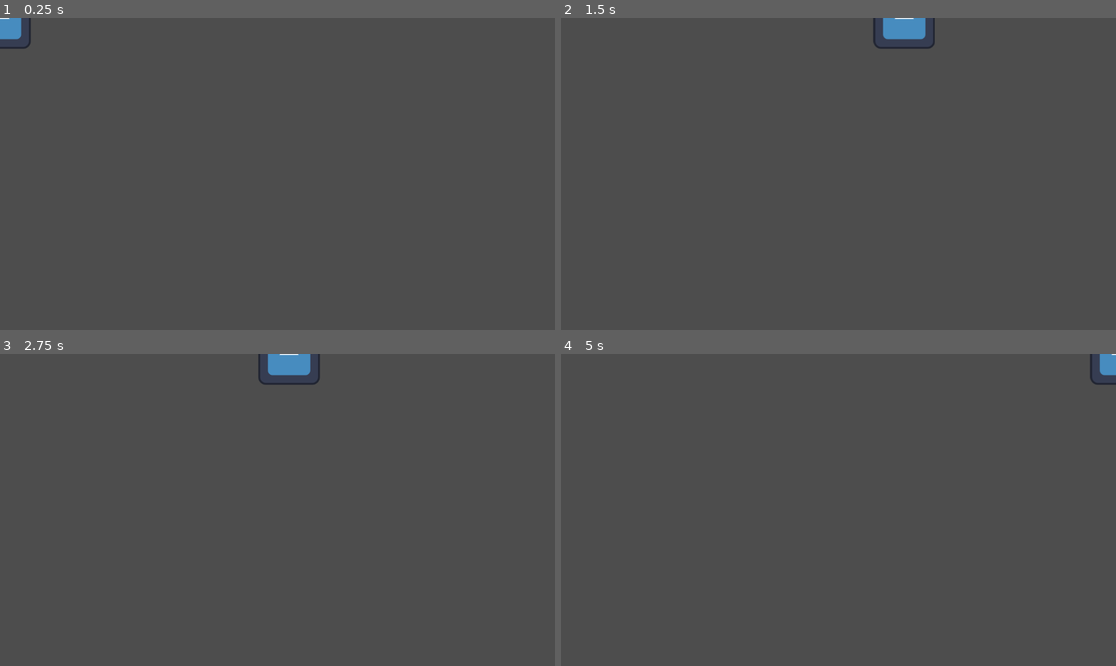
Above: before the commit, frames 1-4 (two rows, left to right).
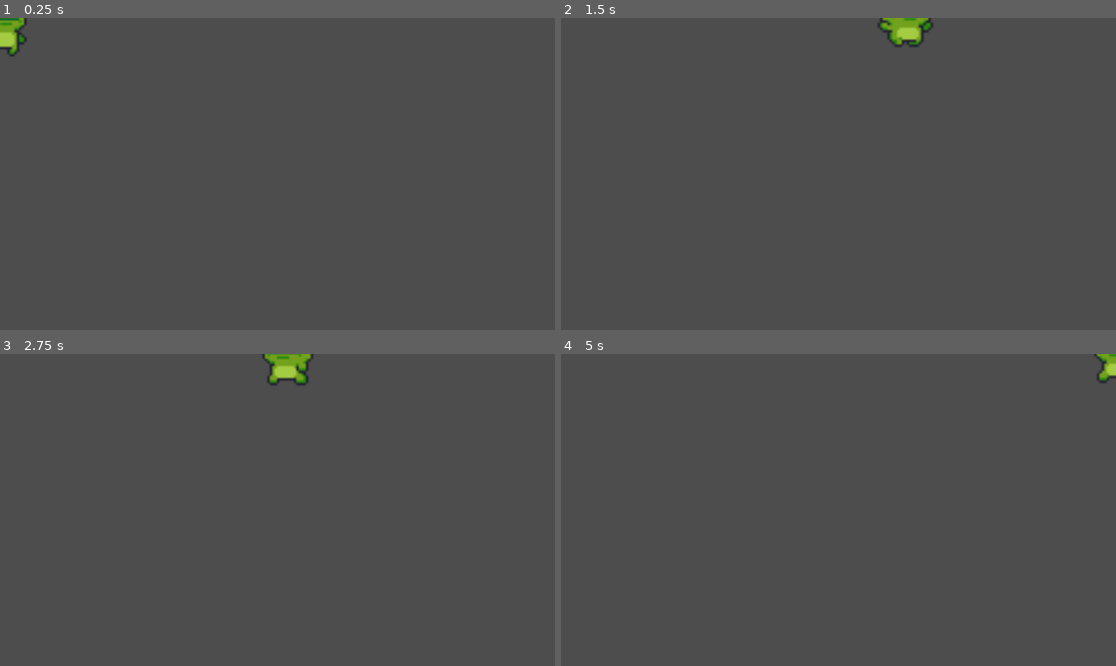
Above: after the commit, the same moments.

Repository: mdelbrocco/donotpassgodot
Game: Godot game, scene res://Scenes/HelloGodotPlayer/player.tscn
The game is run twice, just before and just after one commit, with the same random seed, the same clock (stepped at 60 frames per second) and the same inputs. The engine's default icon, where the game draws it, is replaced by a stand-in: a white triangle on a blue panel in a dark square.
Inputs:
- Up to frame 1 (0.25 s): no input
- Up to frame 2 (1.5 s): tap Enter at 0.5 s; hold D (right) from 0.53 s (still down); tap Space (jump) at 0.6, 0.77, 1.07, 1.35 s
- Up to frame 3 (2.75 s): tap Space (jump) at 1.52, 1.82, 2.1 s; release D (right) at 2.03 s; hold A (left) from 2.03 s (still down)
- Up to frame 4 (5 s): release A (left) at 2.78 s; hold D (right) 2.78-4.28 s; tap Space (jump) at 2.85, 3.02, 3.32, 3.6, 3.77, 4.07, 4.25, 4.35, 4.52, 4.82 s; hold A (left) from 4.28 s (still down)

The runs differ from the first frame. In frame 1, 0.5% of the frame differs, in the area x 0-6%, y 0-13%; in frame 2, 0.8%, in the area x 56-68%, y 0-10%; in frame 3, 0.8%; in frame 4, 0.3%.

Commit message:
Workshop goal #1 - Control & Animate a Character

Diff:
--- a/Scenes/HelloGodotPlayer/player.gd
+++ b/Scenes/HelloGodotPlayer/player.gd
@@ -10,3 +10,19 @@
 
 	# also inherited from CharacterBody2D
 	move_and_slide()
+
+	# flip sprite horizontally
+	if velocity.x < 0:
+		$AnimatedSprite2D.flip_h = true
+	elif velocity.x > 0:
+		$AnimatedSprite2D.flip_h = false
+
+	# play jump animation if moving up
+	if velocity.y < 0:
+		$AnimatedSprite2D.play("jump")
+	elif velocity.y > 0:
+		$AnimatedSprite2D.play("fall")
+	elif velocity.x != 0:
+		$AnimatedSprite2D.play("run")
+	else:
+		$AnimatedSprite2D.play("idle")
--- a/Scenes/HelloGodotPlayer/player.tscn
+++ b/Scenes/HelloGodotPlayer/player.tscn
@@ -1,16 +1,219 @@
-[gd_scene load_steps=4 format=3 uid="uid://bjvslx021rhc"]
+[gd_scene load_steps=33 format=3 uid="uid://bjvslx021rhc"]
 
 [ext_resource type="Script" path="res://Scenes/HelloGodotPlayer/player.gd" id="1_7mb32"]
-[ext_resource type="Texture2D" uid="uid://c6q4e3yrfoadk" path="res://icon.svg" id="1_huamm"]
+[ext_resource type="Texture2D" uid="uid://d1sctmlp7fsgn" path="res://Assets/Art/Pixel Adventure 1/Main Characters/Ninja Frog/Fall (32x32).png" id="3_bvlev"]
+[ext_resource type="Texture2D" uid="uid://c1rb5woqncgpf" path="res://Assets/Art/Pixel Adventure 1/Main Characters/Ninja Frog/Idle (32x32).png" id="4_k2g5d"]
+[ext_resource type="Texture2D" uid="uid://dcr2v401ih43i" path="res://Assets/Art/Pixel Adventure 1/Main Characters/Ninja Frog/Jump (32x32).png" id="5_xto0b"]
+[ext_resource type="Texture2D" uid="uid://bis2xpv12ycsv" path="res://Assets/Art/Pixel Adventure 1/Main Characters/Ninja Frog/Run (32x32).png" id="6_k4ybc"]
 
 [sub_resource type="RectangleShape2D" id="RectangleShape2D_68mvm"]
+
+[sub_resource type="AtlasTexture" id="AtlasTexture_bv07q"]
+atlas = ExtResource("3_bvlev")
+region = Rect2(0, 0, 32, 32)
+
+[sub_resource type="AtlasTexture" id="AtlasTexture_3g88c"]
+atlas = ExtResource("4_k2g5d")
+region = Rect2(0, 0, 32, 32)
+
+[sub_resource type="AtlasTexture" id="AtlasTexture_uvbk8"]
+atlas = ExtResource("4_k2g5d")
+region = Rect2(32, 0, 32, 32)
+
+[sub_resource type="AtlasTexture" id="AtlasTexture_yrtfo"]
+atlas = ExtResource("4_k2g5d")
+region = Rect2(64, 0, 32, 32)
+
+[sub_resource type="AtlasTexture" id="AtlasTexture_1x3io"]
+atlas = ExtResource("4_k2g5d")
+region = Rect2(128, 0, 32, 32)
+
+[sub_resource type="AtlasTexture" id="AtlasTexture_fk7gb"]
+atlas = ExtResource("4_k2g5d")
+region = Rect2(96, 0, 32, 32)
+
+[sub_resource type="AtlasTexture" id="AtlasTexture_d1jxj"]
+atlas = ExtResource("4_k2g5d")
+region = Rect2(160, 0, 32, 32)
+
+[sub_resource type="AtlasTexture" id="AtlasTexture_id1ou"]
+atlas = ExtResource("4_k2g5d")
+region = Rect2(192, 0, 32, 32)
+
+[sub_resource type="AtlasTexture" id="AtlasTexture_8y0hk"]
+atlas = ExtResource("4_k2g5d")
+region = Rect2(224, 0, 32, 32)
+
+[sub_resource type="AtlasTexture" id="AtlasTexture_h0ge0"]
+atlas = ExtResource("4_k2g5d")
+region = Rect2(256, 0, 32, 32)
+
+[sub_resource type="AtlasTexture" id="AtlasTexture_vr2mi"]
+atlas = ExtResource("4_k2g5d")
+region = Rect2(288, 0, 32, 32)
+
+[sub_resource type="AtlasTexture" id="AtlasTexture_1f7i0"]
+atlas = ExtResource("4_k2g5d")
+region = Rect2(320, 0, 32, 32)
+
+[sub_resource type="AtlasTexture" id="AtlasTexture_cnih6"]
+atlas = ExtResource("5_xto0b")
+region = Rect2(0, 0, 32, 32)
+
+[sub_resource type="AtlasTexture" id="AtlasTexture_0roxu"]
+atlas = ExtResource("6_k4ybc")
+region = Rect2(0, 0, 32, 32)
+
+[sub_resource type="AtlasTexture" id="AtlasTexture_1g5lw"]
+atlas = ExtResource("6_k4ybc")
+region = Rect2(32, 0, 32, 32)
+
+[sub_resource type="AtlasTexture" id="AtlasTexture_tx3yx"]
+atlas = ExtResource("6_k4ybc")
+region = Rect2(64, 0, 32, 32)
+
+[sub_resource type="AtlasTexture" id="AtlasTexture_uxcdd"]
+atlas = ExtResource("6_k4ybc")
+region = Rect2(96, 0, 32, 32)
+
+[sub_resource type="AtlasTexture" id="AtlasTexture_e6yhf"]
+atlas = ExtResource("6_k4ybc")
+region = Rect2(128, 0, 32, 32)
+
+[sub_resource type="AtlasTexture" id="AtlasTexture_k7kd8"]
+atlas = ExtResource("6_k4ybc")
+region = Rect2(160, 0, 32, 32)
+
+[sub_resource type="AtlasTexture" id="AtlasTexture_rql5t"]
+atlas = ExtResource("6_k4ybc")
+region = Rect2(192, 0, 32, 32)
+
+[sub_resource type="AtlasTexture" id="AtlasTexture_16ouv"]
+atlas = ExtResource("6_k4ybc")
+region = Rect2(224, 0, 32, 32)
+
+[sub_resource type="AtlasTexture" id="AtlasTexture_xlh1h"]
+atlas = ExtResource("6_k4ybc")
+region = Rect2(256, 0, 32, 32)
+
+[sub_resource type="AtlasTexture" id="AtlasTexture_8hob6"]
+atlas = ExtResource("6_k4ybc")
+region = Rect2(288, 0, 32, 32)
+
+[sub_resource type="AtlasTexture" id="AtlasTexture_7esib"]
+atlas = ExtResource("6_k4ybc")
+region = Rect2(320, 0, 32, 32)
+
+[sub_resource type="AtlasTexture" id="AtlasTexture_22x7l"]
+atlas = ExtResource("6_k4ybc")
+region = Rect2(352, 0, 32, 32)
+
+[sub_resource type="SpriteFrames" id="SpriteFrames_yopbb"]
+animations = [{
+"frames": [{
+"duration": 1.0,
+"texture": SubResource("AtlasTexture_bv07q")
+}],
+"loop": true,
+"name": &"fall",
+"speed": 22.0
+}, {
+"frames": [{
+"duration": 1.0,
+"texture": SubResource("AtlasTexture_3g88c")
+}, {
+"duration": 1.0,
+"texture": SubResource("AtlasTexture_uvbk8")
+}, {
+"duration": 1.0,
+"texture": SubResource("AtlasTexture_yrtfo")
+}, {
+"duration": 1.0,
+"texture": SubResource("AtlasTexture_1x3io")
+}, {
+"duration": 1.0,
+"texture": SubResource("AtlasTexture_fk7gb")
+}, {
+"duration": 1.0,
+"texture": SubResource("AtlasTexture_d1jxj")
+}, {
+"duration": 1.0,
+"texture": SubResource("AtlasTexture_id1ou")
+}, {
+"duration": 1.0,
+"texture": SubResource("AtlasTexture_8y0hk")
+}, {
+"duration": 1.0,
+"texture": SubResource("AtlasTexture_h0ge0")
+}, {
+"duration": 1.0,
+"texture": SubResource("AtlasTexture_vr2mi")
+}, {
+"duration": 1.0,
+"texture": SubResource("AtlasTexture_1f7i0")
+}],
+"loop": true,
+"name": &"idle",
+"speed": 22.0
+}, {
+"frames": [{
+"duration": 1.0,
+"texture": SubResource("AtlasTexture_cnih6")
+}],
+"loop": true,
+"name": &"jump",
+"speed": 22.0
+}, {
+"frames": [{
+"duration": 1.0,
+"texture": SubResource("AtlasTexture_0roxu")
+}, {
+"duration": 1.0,
+"texture": SubResource("AtlasTexture_1g5lw")
+}, {
+"duration": 1.0,
+"texture": SubResource("AtlasTexture_tx3yx")
+}, {
+"duration": 1.0,
+"texture": SubResource("AtlasTexture_uxcdd")
+}, {
+"duration": 1.0,
+"texture": SubResource("AtlasTexture_e6yhf")
+}, {
+"duration": 1.0,
+"texture": SubResource("AtlasTexture_k7kd8")
+}, {
+"duration": 1.0,
+"texture": SubResource("AtlasTexture_rql5t")
+}, {
+"duration": 1.0,
+"texture": SubResource("AtlasTexture_16ouv")
+}, {
+"duration": 1.0,
+"texture": SubResource("AtlasTexture_xlh1h")
+}, {
+"duration": 1.0,
+"texture": SubResource("AtlasTexture_8hob6")
+}, {
+"duration": 1.0,
+"texture": SubResource("AtlasTexture_7esib")
+}, {
+"duration": 1.0,
+"texture": SubResource("AtlasTexture_22x7l")
+}],
+"loop": true,
+"name": &"run",
+"speed": 22.0
+}]
 
 [node name="Player" type="CharacterBody2D"]
 script = ExtResource("1_7mb32")
-
-[node name="Sprite2D" type="Sprite2D" parent="."]
-texture = ExtResource("1_huamm")
 
 [node name="CollisionShape2D" type="CollisionShape2D" parent="."]
 position = Vector2(1, 0)
 shape = SubResource("RectangleShape2D_68mvm")
+
+[node name="AnimatedSprite2D" type="AnimatedSprite2D" parent="."]
+scale = Vector2(5, 5)
+sprite_frames = SubResource("SpriteFrames_yopbb")
+animation = &"run"
